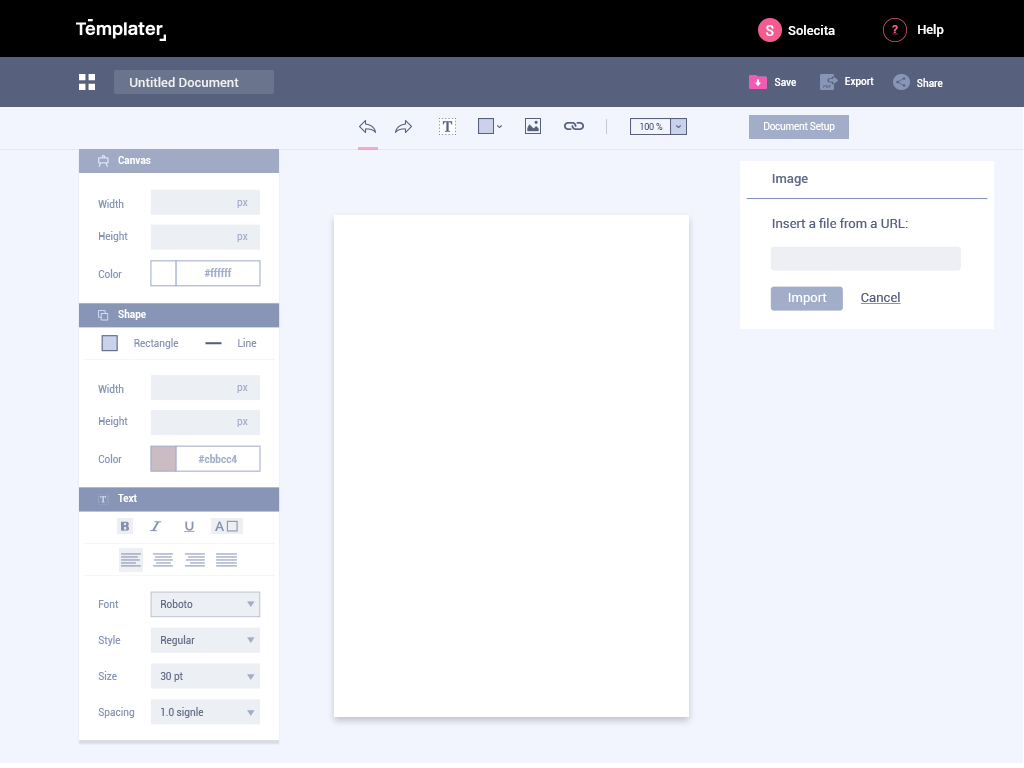
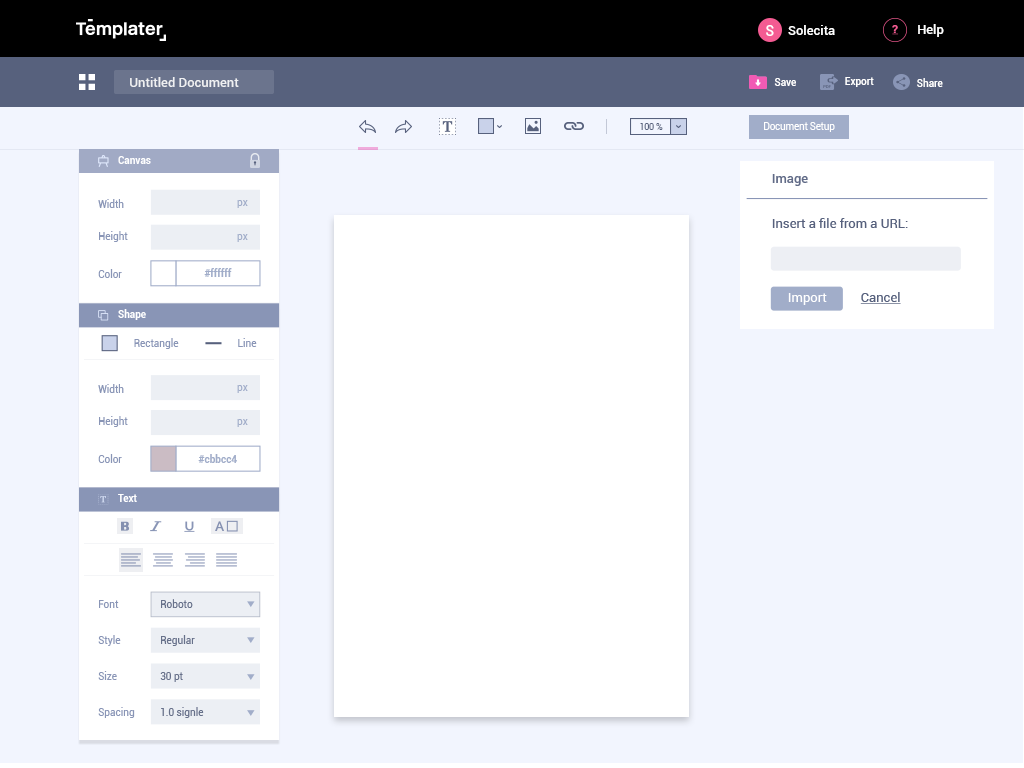
The second 1024px x 768px image is a revision of the first. Changes to its layers:
added layer "locked" above "Rectangle 7" over [250,153,260,168]
